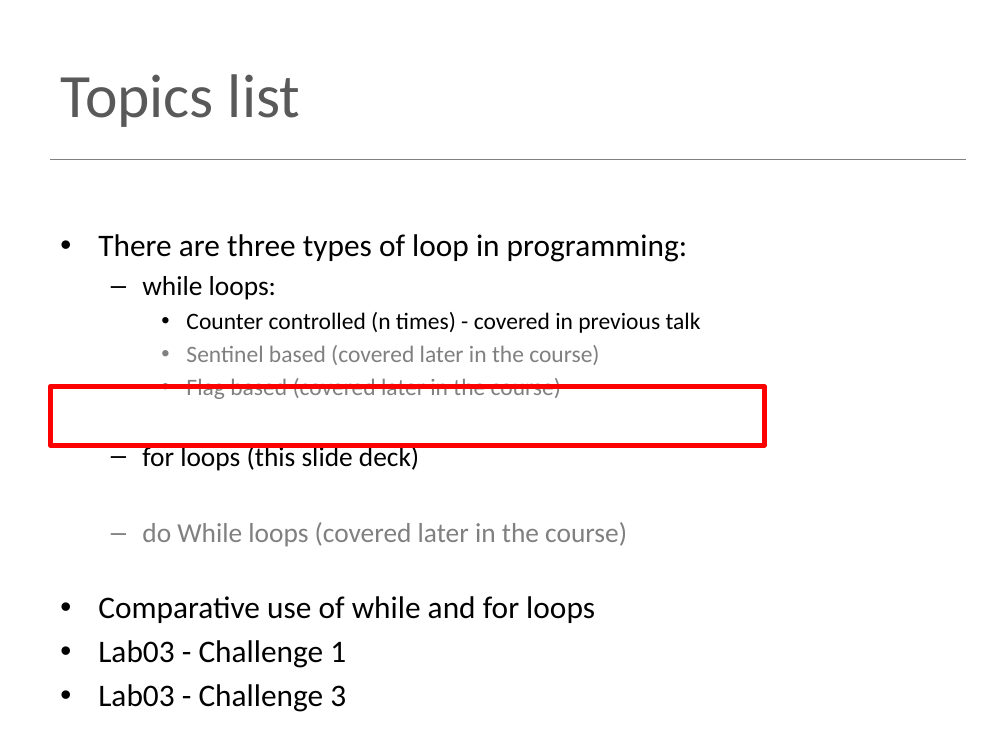
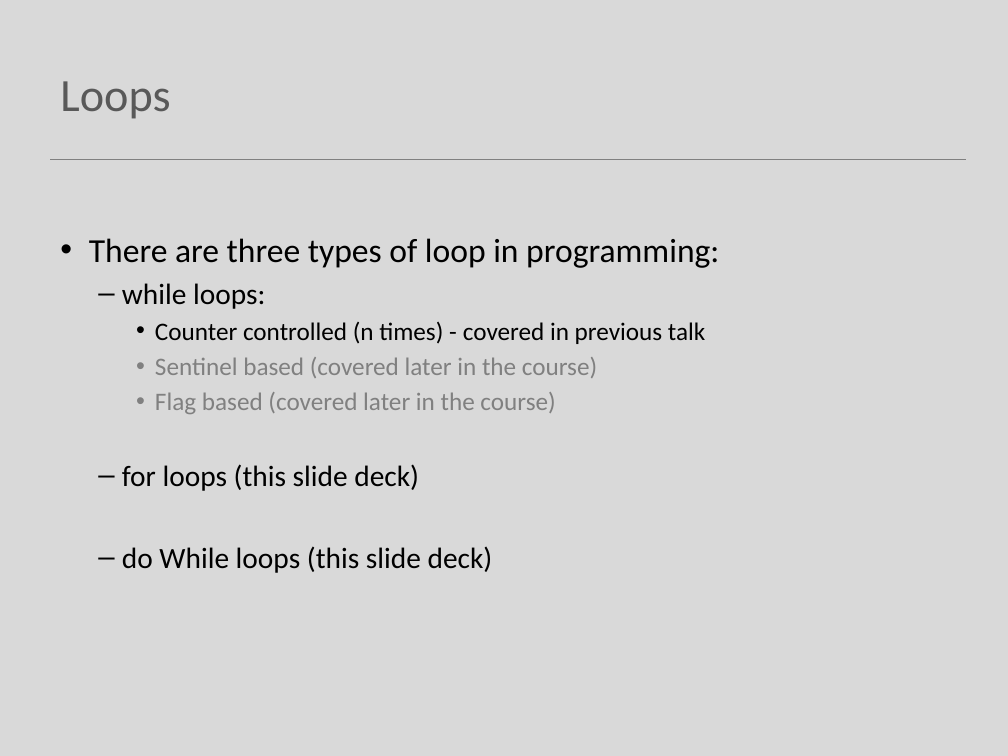
Before and after one commit to Programming-Fundamentals-SETU/prog-fund-1-sept-25, a slide deck: slide 2 of topic05-loops/unit-1-lectures/talk-2-iteration-for/b-iteration-for.pptx. Drawn at 1008x756 pixels with LibreOffice and Linux fonts; fonts in the diff are those of the drawing. Boxes give left, top, right and bottom in pixels: in the first picture for what was removed or moved away, otherwise in the second. Text is boxed around its words. In the diff, an @@ line names an element or a change of style, - is before the commit and + after.

Commit message:
for loops

```diff
--- a/topic05-loops/unit-1-lectures/talk-2-iteration-for/b-iteration-for.pptx
+++ b/topic05-loops/unit-1-lectures/talk-2-iteration-for/b-iteration-for.pptx
@@ background #FFFFFF to #D9D9D9 @@
@@ title at [60,81,170,119]: text changed; size 44 to 33 pt @@
-Topics list
+Loops
@@ text at [89,238,719,491]: size 22.4 to 24 pt in "There are three types of loop in ..."; size 19.6 to 21 pt in "while loops:", "for loops (this slide deck)"; size 16.8 to 18 pt in "Counter controlled (n times) - covered in ...", "Sentinel based (covered later in the course)", "Flag based (covered later in the course)"; indent changed @@
@@ rectangle removed at [50,386,764,445] @@
@@ text at [122,546,493,573]: text changed; size 22.4 to 21 pt @@
-  – do While loops (covered later in the course)
-• Comparative use of while and for loops
-• Lab03 - Challenge 1
-• Lab03 - Challenge 3
+  – do While loops (this slide deck)
```
Also in this commit, not shown: 15 other slides changed, 4 slides added, 17 slides removed, 6 other files.
